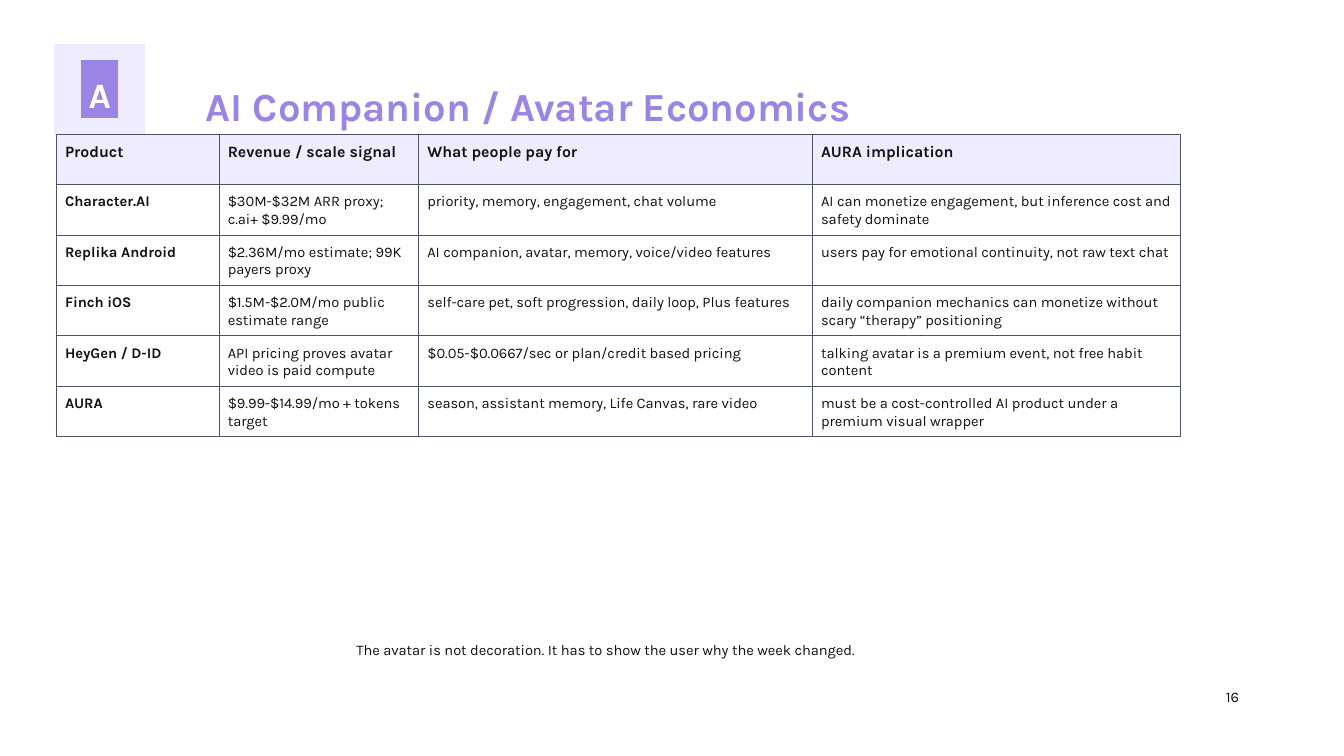
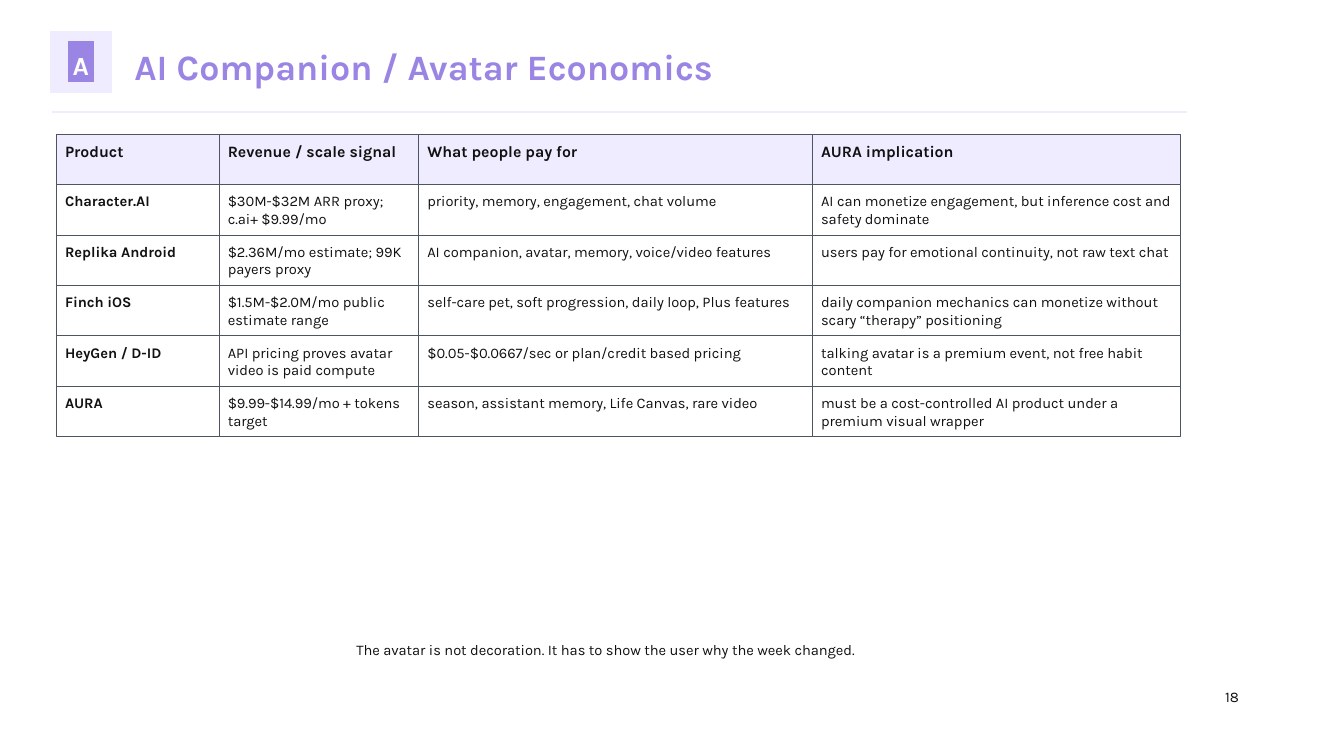
Before and after one commit to kirbudilov01/alina-research, a slide deck: slide 18 of output/pptx/AURA_TRENDVI_STYLE_DECK.pptx (slide 16 before the commit). Drawn at 1344x756 pixels with LibreOffice and Linux fonts; fonts in the diff are those of the drawing. Boxes give left, top, right and bottom in pixels: in the first picture for what was removed or moved away, otherwise in the second. Text is boxed around its words. In the diff, an @@ line names an element or a change of style, - is before the commit and + after.

Commit message:
Update AURA deck subscription economics and offer

```diff
--- a/output/pptx/AURA_TRENDVI_STYLE_DECK.pptx
+++ b/output/pptx/AURA_TRENDVI_STYLE_DECK.pptx
@@ rectangle: place and size @@
-rectangle at [54,44,145,135]
+rectangle at [50,31,111,92]
@@ rectangle: place and size @@
-rectangle at [82,60,117,117]
+rectangle at [69,42,94,83]
@@ text "A": place and size @@
-text "A" at [89,85,111,108]
+text "A" at [73,58,89,75]
@@ text "A" at [73,58,89,75]: size 25.5 to 18.8 pt @@
@@ text "AI Companion / Avatar Economics": place and size @@
-text "AI Companion / Avatar Economics" at [206,92,850,131]
+text "AI Companion / Avatar Economics" at [134,54,713,89]
@@ text "AI Companion / Avatar Economics" at [134,54,713,89]: size 28.5 to 25.5 pt @@
@@ rectangle added at [52,111,1187,113], fill #F0ECFF, outline #F0ECFF 0 pt @@
@@ text at [1225,692,1239,702]: text changed @@
-16
+18
```
Also in this commit, not shown: 30 other slides changed, 6 slides added, 5 other files.
